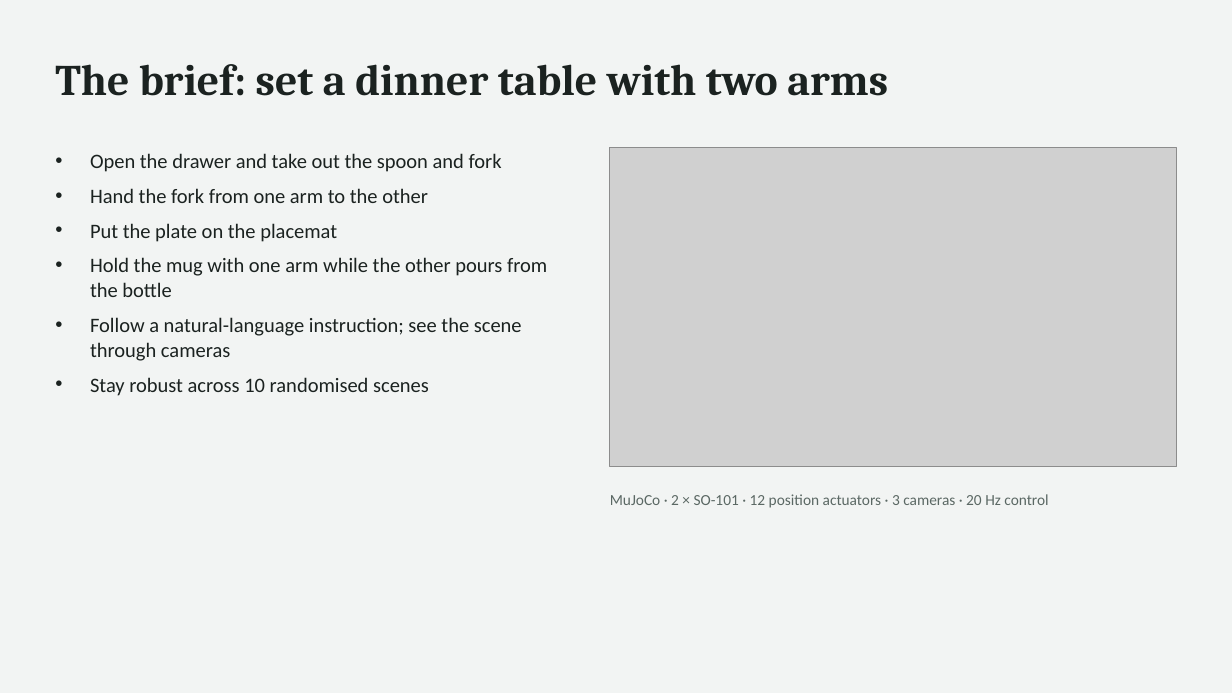
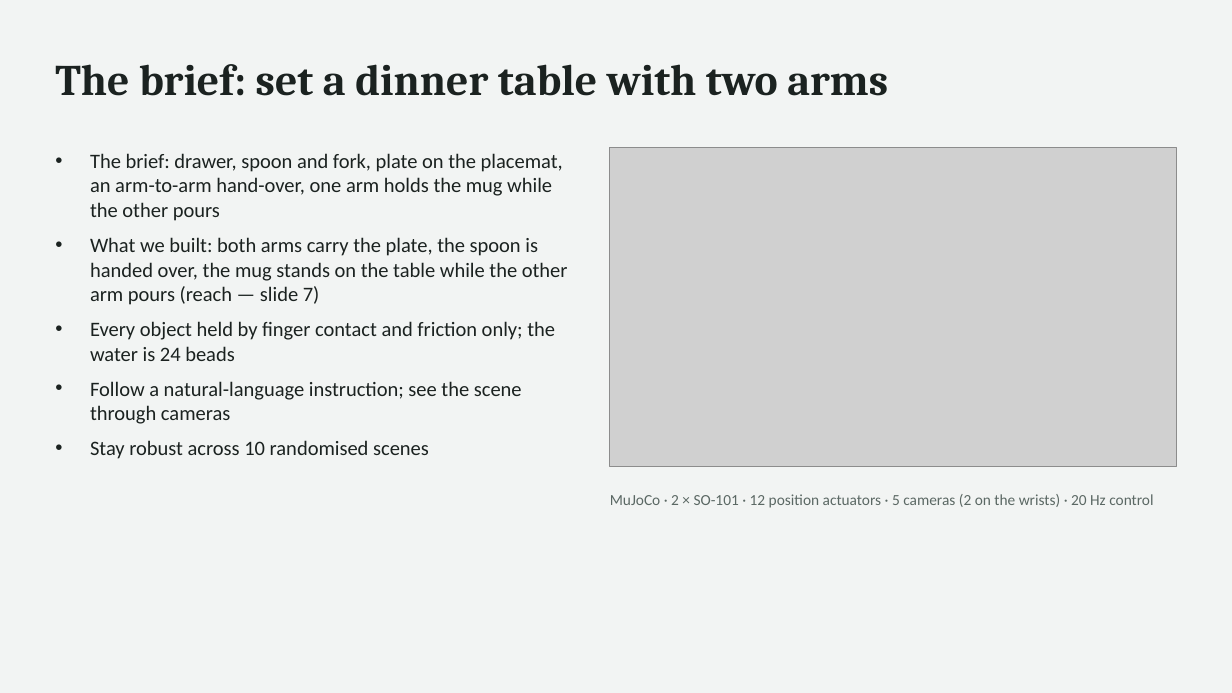
Before and after one commit to suzyeth/table-for-two, a slide deck: slide 2 of docs/slides/table_for_two.pptx. Drawn at 1232x693 pixels with LibreOffice and Linux fonts; fonts in the diff are those of the drawing; grey boxes stand for pictures. Boxes give left, top, right and bottom in pixels: in the first picture for what was removed or moved away, otherwise in the second. Text is boxed around its words. In the diff, an @@ line names an element or a change of style, - is before the commit and + after.

```diff
--- a/docs/slides/table_for_two.pptx
+++ b/docs/slides/table_for_two.pptx
@@ text at (x1=90, y1=153, x2=568, y2=361): text changed @@
-• Open the drawer and take out the spoon and fork
-• Hand the fork from one arm to the other
-• Put the plate on the placemat
-• Hold the mug with one arm while the other pours from the bottle
+• The brief: drawer, spoon and fork, plate on the placemat, an arm-to-arm hand-over, one arm holds the mug while the other pours
+• What we built: both arms carry the plate, the spoon is handed over, the mug stands on the table while the other arm pours (reach — slide 7)
+• Every object held by finger contact and friction only; the water is 24 beads
@@ text at (x1=610, y1=494, x2=1153, y2=508): text changed @@
-MuJoCo · 2 × SO-101 · 12 position actuators · 3 cameras · 20 Hz control
+MuJoCo · 2 × SO-101 · 12 position actuators · 5 cameras (2 on the wrists) · 20 Hz control
```
Also in this commit, not shown: 6 other slides changed, 4 other files.
